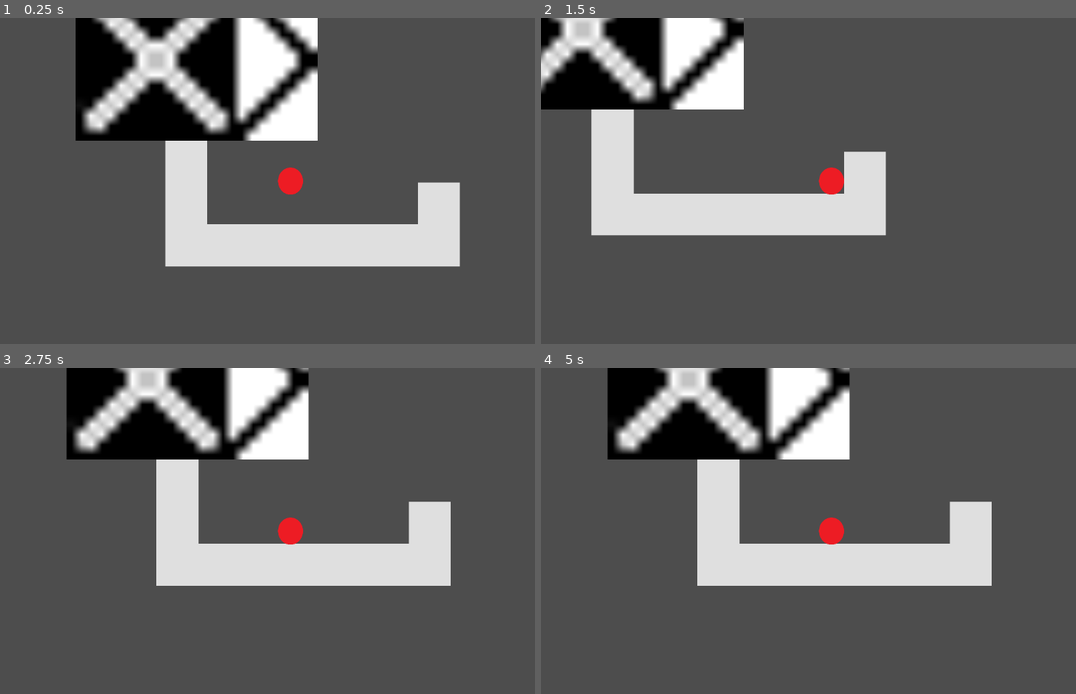
Above: before the commit, frames 1-4 (two rows, left to right).
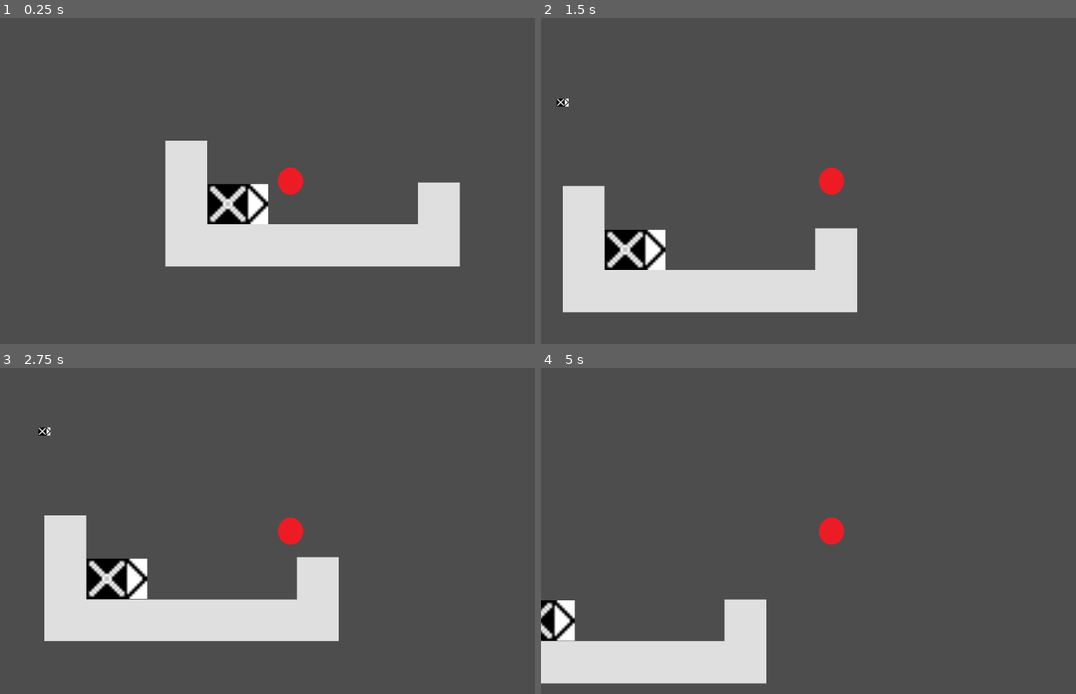
Above: after the commit, the same moments.

Repository: SomeFamousPerson/major-project
Game: Godot game, scene res://main.tscn
Same seed, same stepped clock (60 frames per second), same inputs: the game is played once before the commit and once after it.
Inputs (mouse positions are in pixels of both pictures, inside the frame that each line leads up to):
- Up to frame 1 (0.25 s): no input
- Up to frame 2 (1.5 s): move the mouse to (958, 164) at 0.52 s; hold D (right) from 0.53 s (still down); click (958, 164) at 0.6 s; tap Space (jump, bound only after the commit) at 0.77 s; move the mouse to (717, 197) at 1.27 s; click (717, 197) at 1.35 s
- Up to frame 3 (2.75 s): tap Space (jump, bound only after the commit) at 1.52 s; move the mouse to (347, 459) at 2.02 s; release D (right) at 2.03 s; hold A (left) from 2.03 s (still down); click (347, 459) at 2.1 s
- Up to frame 4 (5 s): move the mouse to (803, 596) at 2.77 s; release A (left) at 2.78 s; hold D (right) 2.78-4.28 s; click (803, 596) at 2.85 s; tap Space (jump, bound only after the commit) at 3.02, 3.77, 4.52 s; move the mouse to (1006, 579) at 3.52 s; click (1006, 579) at 3.6 s; move the mouse to (658, 482) at 4.27 s; hold A (left) from 4.28 s (still down); click (658, 482) at 4.35 s

The runs differ from the first frame. In frame 1, 17% of the frame differs, in the area x 14-60%, y 0-64%; in frame 2, 30%; in frame 3, 32%, in the area x 7-85%, y 0-84%; in frame 4, 29%.

Commit message:
did stuff and things

Diff:
--- a/levels/level_1.tscn
+++ b/levels/level_1.tscn
@@ -1,5 +1,6 @@
-[gd_scene load_steps=6 format=3 uid="uid://dooym0m6wmo5b"]
+[gd_scene load_steps=7 format=3 uid="uid://dooym0m6wmo5b"]
 
+[ext_resource type="Script" path="res://levels/world.gd" id="1_ffec1"]
 [ext_resource type="Texture2D" uid="uid://d3cdu6rhv6lcf" path="res://assets/marble.png" id="1_tqte0"]
 [ext_resource type="PackedScene" uid="uid://b6nvxutng2qx5" path="res://player.tscn" id="2_t3bdi"]
 [ext_resource type="PackedScene" uid="uid://dn1xgcmqv7kk3" path="res://tile_swapper.tscn" id="3_grvun"]
@@ -20,6 +21,7 @@
 sources/1 = SubResource("TileSetAtlasSource_7ouhf")
 
 [node name="Level1" type="Node2D"]
+script = ExtResource("1_ffec1")
 
 [node name="TileMap" type="TileMap" parent="."]
 scale = Vector2(5.96, 5.96)
@@ -27,10 +29,11 @@
 format = 2
 layer_0/tile_data = PackedInt32Array(262144, 1, 4, 262145, 1, 4, 262146, 1, 4, 262147, 1, 4, 262148, 1, 4, 262149, 1, 4, 262150, 1, 4, 196614, 1, 4, 196608, 1, 4, 131072, 1, 4)
 
+[node name="tile_swapper" parent="." instance=ExtResource("3_grvun")]
+position = Vector2(144, 293)
+scale = Vector2(5, 5)
+script = null
+
 [node name="Player" parent="." instance=ExtResource("2_t3bdi")]
 position = Vector2(248, 240)
 scale = Vector2(0.399999, 0.399999)
-
-[node name="tile_swapper" parent="." instance=ExtResource("3_grvun")]
-position = Vector2(62, 41)
-scale = Vector2(5.2, 5.2)
--- /dev/null
+++ b/levels/world.gd
@@ -0,0 +1,20 @@
+extends Node2D
+var mouse = get_global_mouse_position()
+var atlas = Vector2i(0,0)
+var swappers_left = 1
+var tileswapper = preload("res://tile_swapper.tscn")
+
+
+func _physics_process(delta):
+	var tilemap = $TileMap
+	#place tile-swappers
+	mouse = get_global_mouse_position()
+	if Input.is_action_just_pressed("click"):
+		var cell = Vector2i(mouse)/tilemap.tile_set.tile_size/Vector2i(tilemap.scale)
+		print("world position: ",cell)
+		print ("atlas position: ", tilemap.get_cell_atlas_coords(0, cell))
+		atlas = Vector2i(tilemap.get_cell_atlas_coords(0, cell))
+		if atlas == Vector2i(-1,-1) and swappers_left <= 1:
+			print("valid spot")
+			var swapper = tileswapper.instantiate()
+			add_child(swapper)
--- a/player.gd
+++ b/player.gd
@@ -1,10 +1,11 @@
 extends CharacterBody2D
-
 
 const SPEED = 300.0
 const JUMP_VELOCITY = -300.0
+var gravity = 250
 
-var gravity = 250
+
+
 
 
 func _physics_process(delta):
--- a/project.godot
+++ b/project.godot
@@ -38,5 +38,11 @@
 }
 jump={
 "deadzone": 0.5,
-"events": []
+"events": [Object(InputEventKey,"resource_local_to_scene":false,"resource_name":"","device":-1,"window_id":0,"alt_pressed":false,"shift_pressed":false,"ctrl_pressed":false,"meta_pressed":false,"pressed":false,"keycode":0,"physical_keycode":32,"key_label":0,"unicode":32,"echo":false,"script":null)
+]
 }
+click={
+"deadzone": 0.5,
+"events": [Object(InputEventMouseButton,"resource_local_to_scene":false,"resource_name":"","device":-1,"window_id":0,"alt_pressed":false,"shift_pressed":false,"ctrl_pressed":false,"meta_pressed":false,"button_mask":1,"position":Vector2(117, 13),"global_position":Vector2(121, 54),"factor":1.0,"button_index":1,"canceled":false,"pressed":true,"double_click":false,"script":null)
+]
+}
--- a/tile_swapper.gd
+++ b/tile_swapper.gd
@@ -1,2 +1,21 @@
 extends Node2D
 const RANGE = 3
+var tilemap = TileMap
+
+#func _physics_process(delta):
+	#print(tilemap)
+	#var mouse = get_global_mouse_position()
+	#if Input.is_action_just_pressed("click"):
+		#var cell = Vector2i(mouse)/tilemap.tile_set.tile_size/Vector2i(tilemap.scale)
+		#print("world position: ",cell)
+		#print ("atlas position: ", tilemap.get_cell_atlas_coords(0, cell))
+		#if tilemap.get_cell_atlas_coords(0, cell) == Vector2i(0,0):
+			#print("black")
+			#tilemap.set_cell(0,cell,0,Vector2(1,0))
+		#elif tilemap.get_cell_atlas_coords(0, cell) == Vector2i(1,0):
+			#print("white")
+			#tilemap.set_cell(0,cell,0,Vector2(-1,-1))
+			##tilemap.set_cell(0,cell,0,Vector2(0,1))
+		#else:
+			#print("empty")
+			#tilemap.set_cell(0,cell,0,Vector2(0,0))
--- a/tile_swapper.tscn
+++ b/tile_swapper.tscn
@@ -6,13 +6,11 @@
 [sub_resource type="RectangleShape2D" id="RectangleShape2D_scgfj"]
 size = Vector2(24, 16)
 
-[node name="tile_swapper" type="RigidBody2D"]
+[node name="tile_swapper" type="StaticBody2D"]
 script = ExtResource("1_d2yi8")
 
 [node name="Sprite2D" type="Sprite2D" parent="."]
-scale = Vector2(20, 20)
 texture = ExtResource("2_loe5d")
 
 [node name="CollisionShape2D" type="CollisionShape2D" parent="."]
-scale = Vector2(20, 20)
 shape = SubResource("RectangleShape2D_scgfj")
